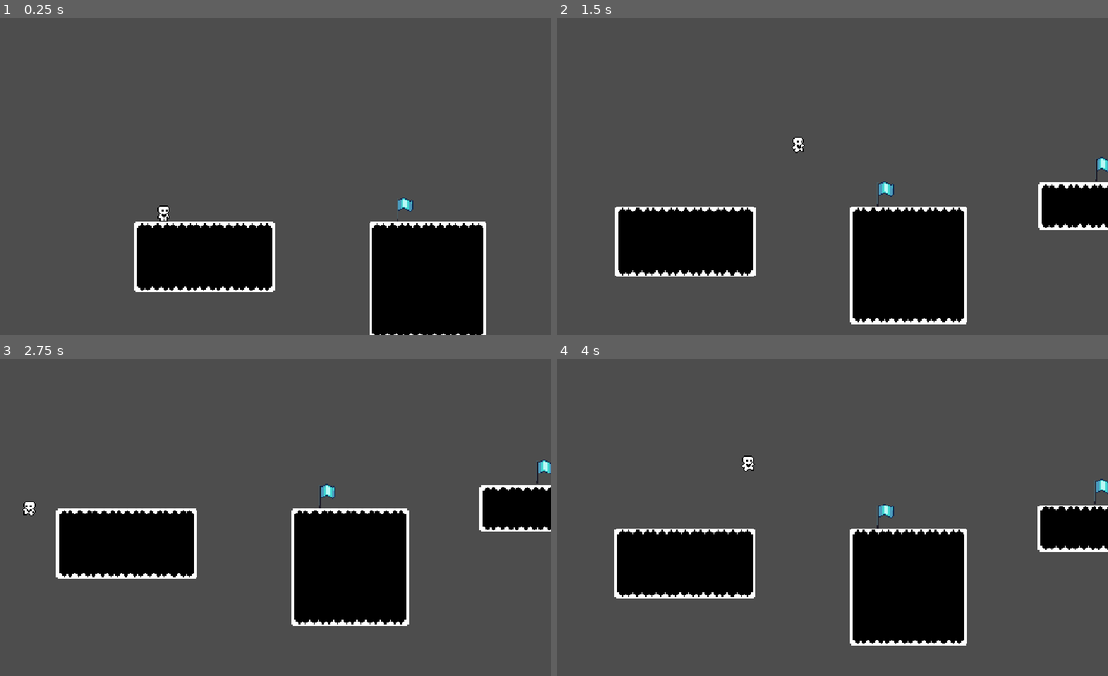
Above: before the commit, frames 1-4 (two rows, left to right).
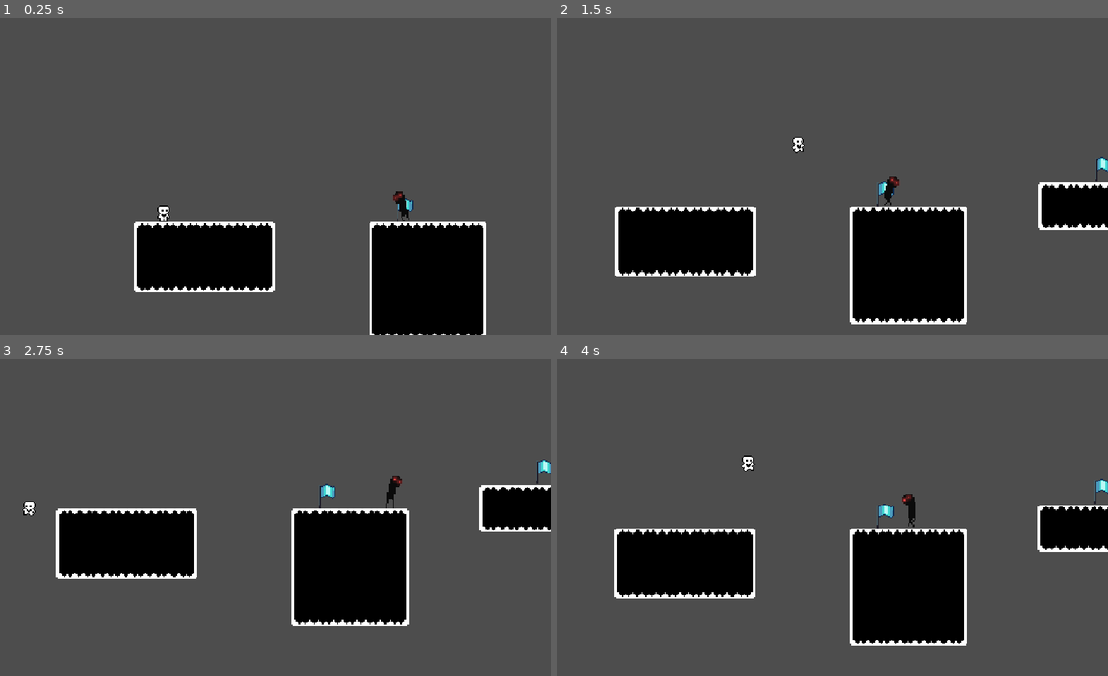
Above: after the commit, the same moments.

Repository: vickraz/Spel-ht26
Game: Godot game, scene res://Scenes/Levels/level.tscn
Same seed, same stepped clock (60 frames per second), same inputs: the game is played once before the commit and once after it.
Inputs:
- Up to frame 1 (0.25 s): no input
- Up to frame 2 (1.5 s): hold D (Move right) from 0.53 s (still down); tap Space (Jump) at 0.77 s
- Up to frame 3 (2.75 s): tap Space (Jump) at 1.52 s; release D (Move right) at 2.03 s; hold A (Move left) from 2.03 s (still down)
- Up to frame 4 (4 s): release A (Move left) at 2.78 s; hold D (Move right) from 2.78 s (still down); tap Space (Jump) at 3.02, 3.77 s

The runs differ from the first frame. In frame 1, 0.1% of the frame differs, in the area x 71-75%, y 54-64%; in frame 2, 0.1%; in frame 3, 0.1%; in frame 4, 0.1%, in the area x 62-66%, y 42-54%.

Commit message:
Enemy added

Diff:
--- a/platformer-ht26/Scenes/Levels/level.tscn
+++ b/platformer-ht26/Scenes/Levels/level.tscn
@@ -1,9 +1,10 @@
-[gd_scene load_steps=7 format=4 uid="uid://d3oaim3h1e5y0"]
+[gd_scene load_steps=8 format=4 uid="uid://d3oaim3h1e5y0"]
 
 [ext_resource type="Texture2D" uid="uid://clpajx4utjfhk" path="res://Assets/tileset.png" id="1_f1n8c"]
 [ext_resource type="Script" uid="uid://cbsu6plcos5x7" path="res://Scripts/level.gd" id="1_yjxcc"]
 [ext_resource type="PackedScene" uid="uid://displ00x7vfjk" path="res://Scenes/player.tscn" id="2_7x7pb"]
 [ext_resource type="PackedScene" uid="uid://5xntjfnaid74" path="res://Scenes/checkpoint.tscn" id="4_lkqqh"]
+[ext_resource type="PackedScene" uid="uid://cr42mmvoac8wb" path="res://Scenes/enemy.tscn" id="5_tq1so"]
 
 [sub_resource type="TileSetAtlasSource" id="TileSetAtlasSource_7x7pb"]
 texture = ExtResource("1_f1n8c")
@@ -402,3 +403,6 @@
 limit_bottom = 900
 limit_smoothed = true
 position_smoothing_enabled = true
+
+[node name="Enemy" parent="." instance=ExtResource("5_tq1so")]
+position = Vector2(713, 336)
--- a/platformer-ht26/Scenes/enemy.tscn
+++ b/platformer-ht26/Scenes/enemy.tscn
@@ -1,13 +1,121 @@
-[gd_scene format=3 uid="uid://cr42mmvoac8wb"]
+[gd_scene load_steps=15 format=3 uid="uid://cr42mmvoac8wb"]
+
+[ext_resource type="Script" uid="uid://p6t7qhgpr1gf" path="res://Scripts/enemy.gd" id="1_1f0kj"]
+[ext_resource type="Texture2D" uid="uid://cytidcc5uxdux" path="res://Assets/Enemy/Walk.png" id="1_hghv2"]
+
+[sub_resource type="CapsuleShape2D" id="CapsuleShape2D_1f0kj"]
+radius = 6.0
+height = 62.0
+
+[sub_resource type="AtlasTexture" id="AtlasTexture_afpow"]
+atlas = ExtResource("1_hghv2")
+region = Rect2(0, 0, 62, 33)
+
+[sub_resource type="AtlasTexture" id="AtlasTexture_287tu"]
+atlas = ExtResource("1_hghv2")
+region = Rect2(62, 0, 62, 33)
+
+[sub_resource type="AtlasTexture" id="AtlasTexture_0830c"]
+atlas = ExtResource("1_hghv2")
+region = Rect2(124, 0, 62, 33)
+
+[sub_resource type="AtlasTexture" id="AtlasTexture_ghaa6"]
+atlas = ExtResource("1_hghv2")
+region = Rect2(186, 0, 62, 33)
+
+[sub_resource type="AtlasTexture" id="AtlasTexture_1dp5w"]
+atlas = ExtResource("1_hghv2")
+region = Rect2(248, 0, 62, 33)
+
+[sub_resource type="AtlasTexture" id="AtlasTexture_auwsv"]
+atlas = ExtResource("1_hghv2")
+region = Rect2(310, 0, 62, 33)
+
+[sub_resource type="AtlasTexture" id="AtlasTexture_8uf12"]
+atlas = ExtResource("1_hghv2")
+region = Rect2(372, 0, 62, 33)
+
+[sub_resource type="AtlasTexture" id="AtlasTexture_po0sg"]
+atlas = ExtResource("1_hghv2")
+region = Rect2(434, 0, 62, 33)
+
+[sub_resource type="AtlasTexture" id="AtlasTexture_haro7"]
+atlas = ExtResource("1_hghv2")
+region = Rect2(496, 0, 62, 33)
+
+[sub_resource type="SpriteFrames" id="SpriteFrames_56vhr"]
+animations = [{
+"frames": [{
+"duration": 1.0,
+"texture": SubResource("AtlasTexture_afpow")
+}, {
+"duration": 1.0,
+"texture": SubResource("AtlasTexture_287tu")
+}, {
+"duration": 1.0,
+"texture": SubResource("AtlasTexture_0830c")
+}, {
+"duration": 1.0,
+"texture": SubResource("AtlasTexture_ghaa6")
+}, {
+"duration": 1.0,
+"texture": SubResource("AtlasTexture_1dp5w")
+}, {
+"duration": 1.0,
+"texture": SubResource("AtlasTexture_auwsv")
+}, {
+"duration": 1.0,
+"texture": SubResource("AtlasTexture_8uf12")
+}, {
+"duration": 1.0,
+"texture": SubResource("AtlasTexture_po0sg")
+}, {
+"duration": 1.0,
+"texture": SubResource("AtlasTexture_haro7")
+}],
+"loop": true,
+"name": &"walk",
+"speed": 5.0
+}]
+
+[sub_resource type="RectangleShape2D" id="RectangleShape2D_hghv2"]
+size = Vector2(22, 65)
 
 [node name="Enemy" type="CharacterBody2D"]
+collision_layer = 4
+collision_mask = 3
+script = ExtResource("1_1f0kj")
 
 [node name="CollisionShape2D" type="CollisionShape2D" parent="."]
+position = Vector2(0, -32)
+shape = SubResource("CapsuleShape2D_1f0kj")
 
 [node name="AnimatedSprite2D" type="AnimatedSprite2D" parent="."]
+position = Vector2(0, -49)
+scale = Vector2(3, 3)
+sprite_frames = SubResource("SpriteFrames_56vhr")
+animation = &"walk"
+autoplay = "walk"
+frame_progress = 0.199559
+speed_scale = 2.0
 
-[node name="Leftray" type="RayCast2D" parent="."]
+[node name="LeftRay" type="RayCast2D" parent="."]
 position = Vector2(-13, -6)
 
 [node name="RightRay" type="RayCast2D" parent="."]
 position = Vector2(14, -6)
+
+[node name="TurnCooldown" type="Timer" parent="."]
+wait_time = 0.1
+one_shot = true
+
+[node name="PlayerDetectArea" type="Area2D" parent="."]
+collision_layer = 0
+collision_mask = 2
+
+[node name="CollisionShape2D" type="CollisionShape2D" parent="PlayerDetectArea"]
+position = Vector2(0, -31.5)
+shape = SubResource("RectangleShape2D_hghv2")
+
+[connection signal="timeout" from="TurnCooldown" to="." method="_on_turn_cooldown_timeout"]
+[connection signal="body_entered" from="PlayerDetectArea" to="." method="_on_player_detect_area_body_entered"]
--- /dev/null
+++ b/platformer-ht26/Scripts/enemy.gd
@@ -0,0 +1,39 @@
+extends CharacterBody2D
+class_name Enemy
+
+const WALK_SPEED = 100
+const GRAVITY = 1000
+
+@onready var right_ray: RayCast2D = $RightRay
+@onready var left_ray: RayCast2D = $LeftRay
+@onready var turn_cooldown: Timer = $TurnCooldown
+@onready var animated_sprite_2d: AnimatedSprite2D = $AnimatedSprite2D
+
+var dir: int = 1
+var can_turn = true
+
+func _is_on_edge() -> bool:
+	left_ray.force_raycast_update()
+	right_ray.force_raycast_update()
+	return not(left_ray.is_colliding() and right_ray.is_colliding())
+
+
+func _physics_process(delta: float) -> void:
+
+	velocity.x = dir * WALK_SPEED
+	velocity.y += GRAVITY * delta
+	move_and_slide()
+	if _is_on_edge() and can_turn:
+		dir *= -1
+		can_turn = false
+		turn_cooldown.start()
+		animated_sprite_2d.flip_h = not(animated_sprite_2d.flip_h)
+
+
+
+func _on_turn_cooldown_timeout() -> void:
+	can_turn = true
+
+
+func _on_player_detect_area_body_entered(body: Node2D) -> void:
+	pass # Replace with function body.
Not shown, added: platformer-ht26/Scripts/enemy.gd.uid
